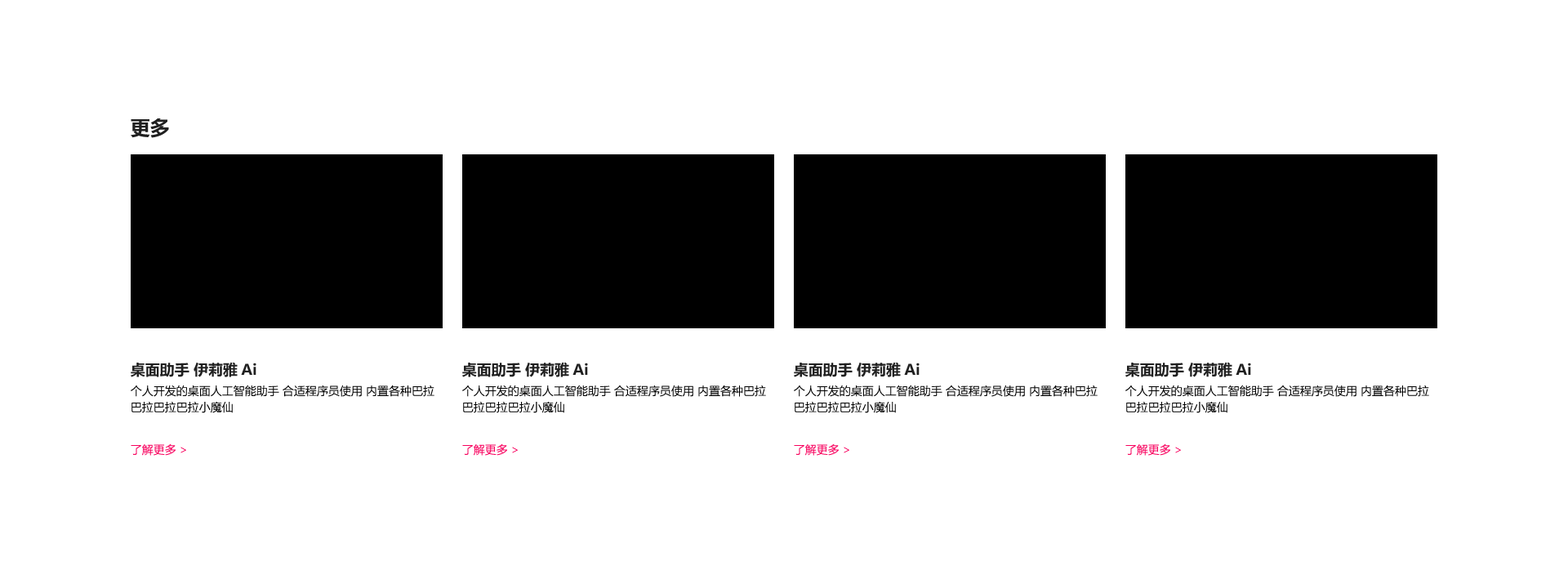
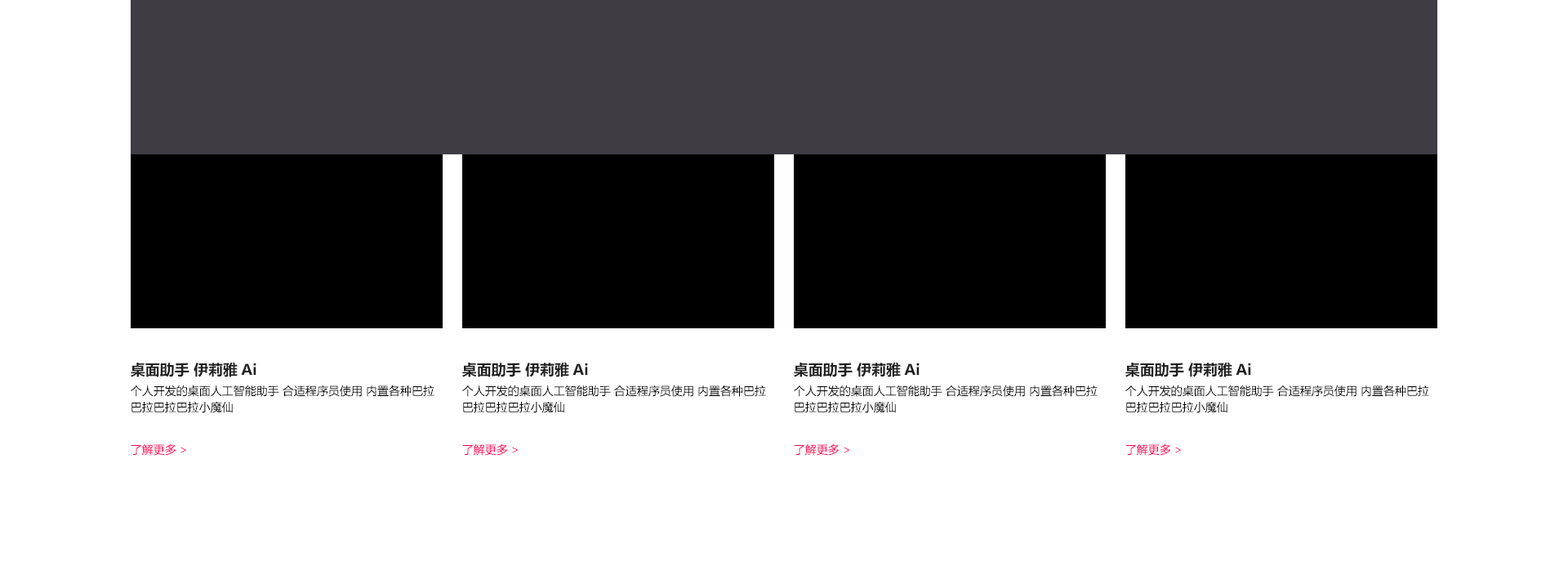
The second (1568, 588) image is a revision of the first. Changes to its layers:
hid "组 3 拷贝" over (130, 118, 1438, 456)
showed group "组 3" (23 layers) over (130, 0, 1438, 456)
added layer "矩形 2" in group "组 1" over (130, 0, 1438, 155)
